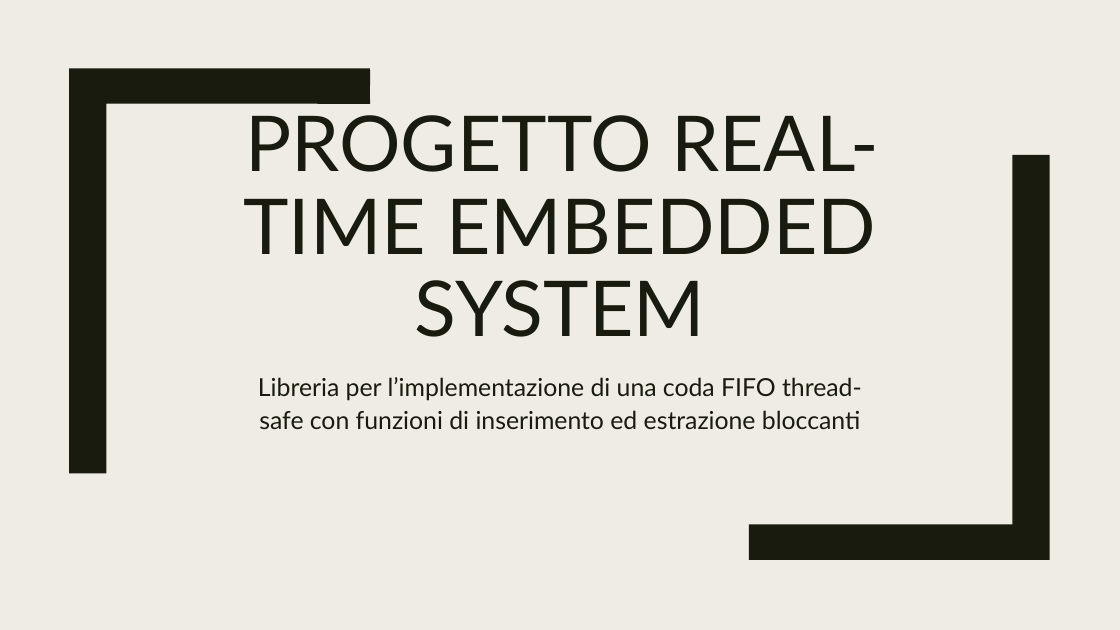
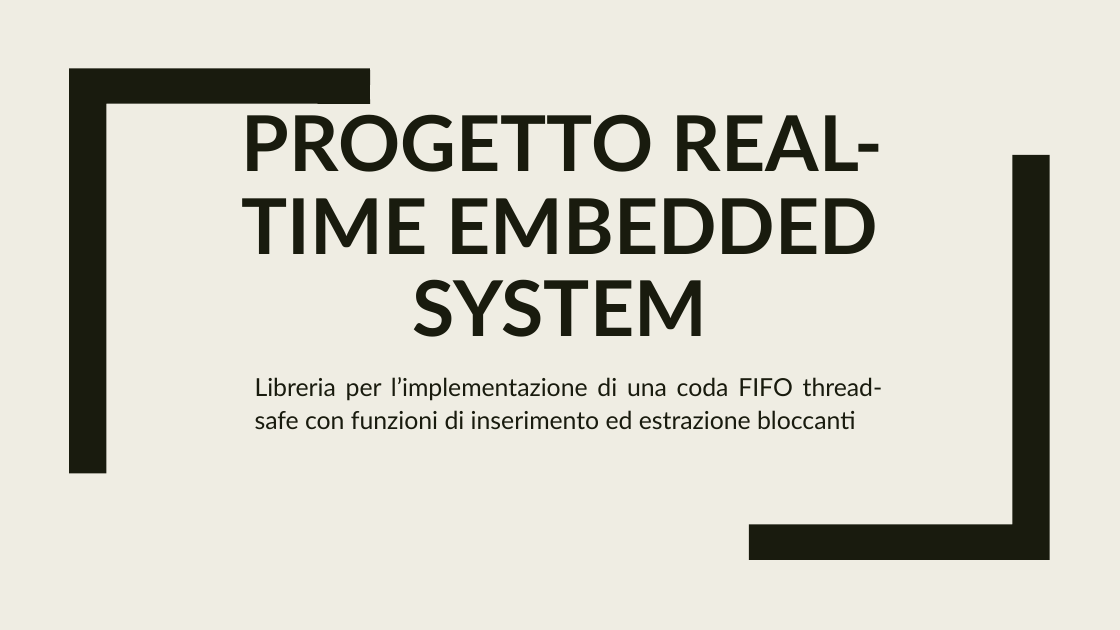
Before and after one commit to mleone21/RTES-Project, a slide deck: slide 1 of Presentazione progetto rtes.pptx. Drawn at 1120x630 pixels with LibreOffice and Linux fonts; fonts in the diff are those of the drawing. Boxes give left, top, right and bottom in pixels: in the first picture for what was removed or moved away, otherwise in the second. Text is boxed around its words. In the diff, an @@ line names an element or a change of style, - is before the commit and + after.

```diff
--- a/Presentazione progetto rtes.pptx
+++ b/Presentazione progetto rtes.pptx
@@ title "PROGETTO REAL-TIME EMBEDDED SYSTEM" at bbox=[242, 114, 883, 337]: bold on @@
@@ subtitle "Libreria per l’implementazione di una ..." at bbox=[255, 377, 883, 429]: alignment centre to justified @@
```
Also in this commit, not shown: 3 other slides changed, 13 slides added, 9 slides removed.
